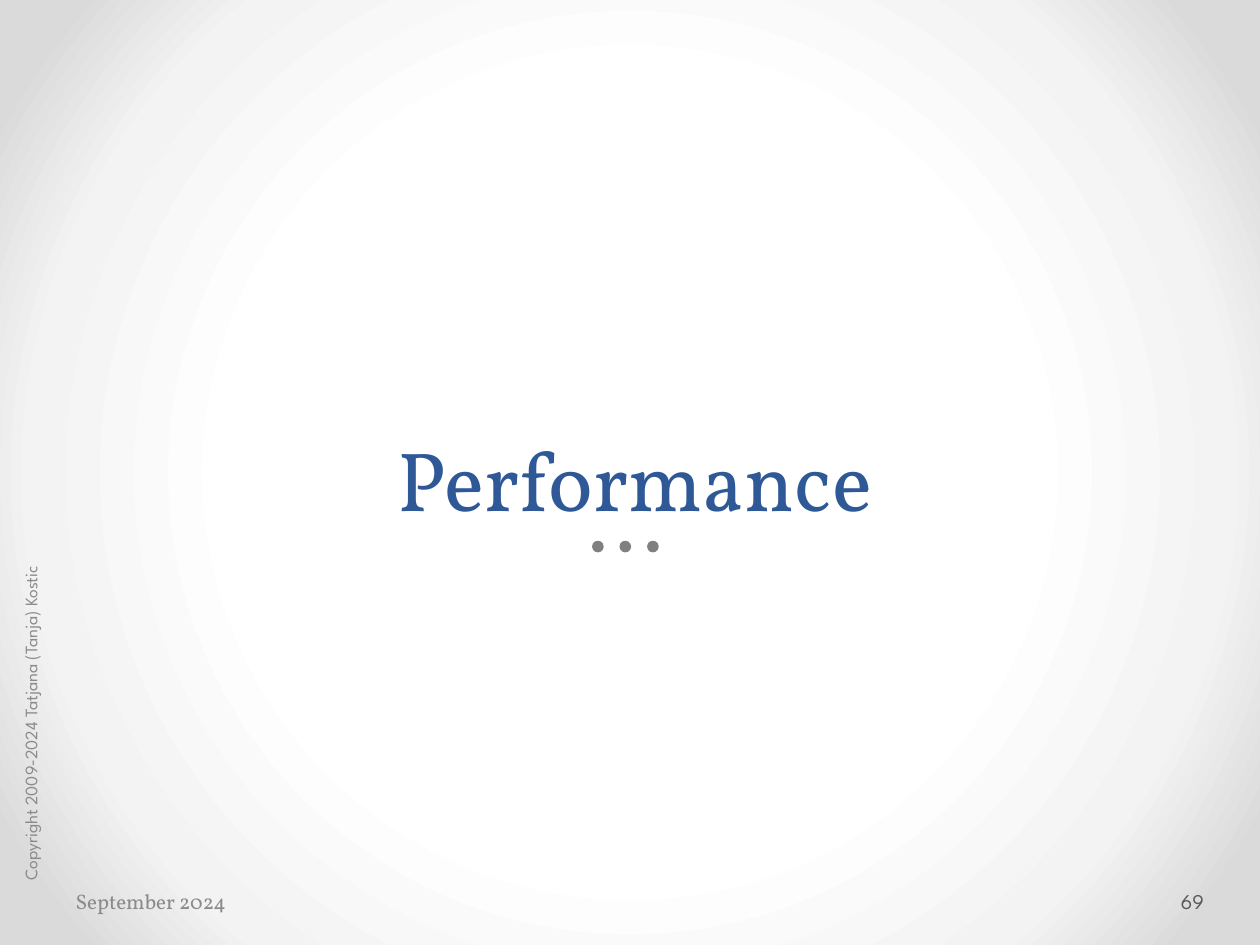
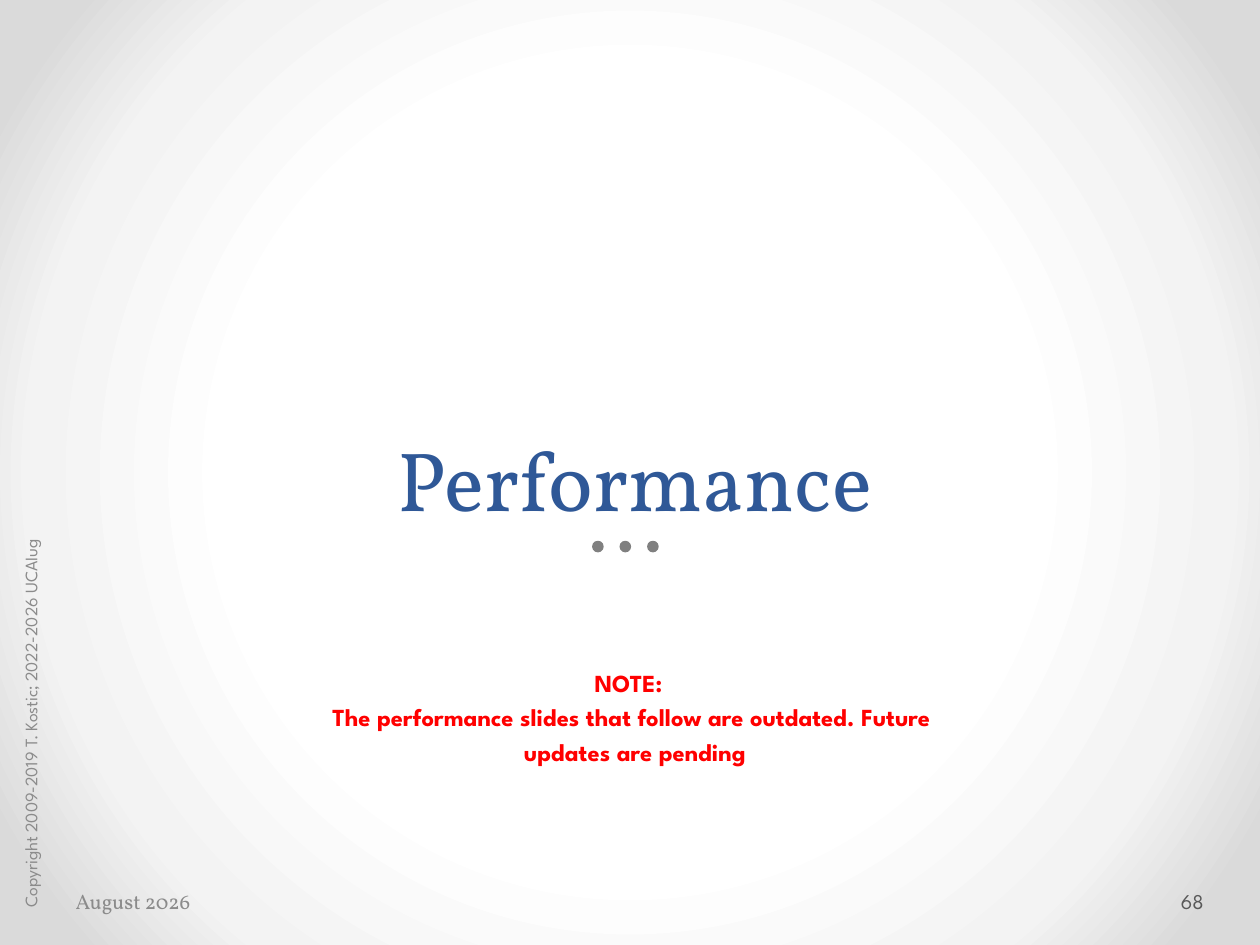
Before and after one commit to cimug-org/jCleanCim, a slide deck: slide 68 of doc/jCleanCimIntro.pptx (slide 69 before the commit). Drawn at 1260x945 pixels with LibreOffice and Linux fonts; fonts in the diff are those of the drawing. Boxes give left, top, right and bottom in pixels: in the first picture for what was removed or moved away, otherwise in the second. Text is boxed around its words. In the diff, an @@ line names an element or a change of style, - is before the commit and + after.

```diff
--- a/doc/jCleanCimIntro.pptx
+++ b/doc/jCleanCimIntro.pptx
@@ text at (x1=17, y1=544, x2=43, y2=906): text changed @@
-Copyright 2009-2024 Tatjana (Tanja) Kostic
+Copyright 2009-2019 T. Kostic; 2022-2026 UCAIug
@@ text added at (x1=332, y1=675, x2=930, y2=767), 14 pt, text #FF0000, bold @@
+NOTE:
+The performance slides that follow are outdated. Future
+updates are pending
@@ text at (x1=76, y1=895, x2=191, y2=914): text changed @@
-September 2024
+August 2026
@@ page number at (x1=1181, y1=895, x2=1204, y2=909): text changed @@
-69
+68
```
Also in this commit, not shown: 75 other slides changed, 1 slide removed, 53 other files.
